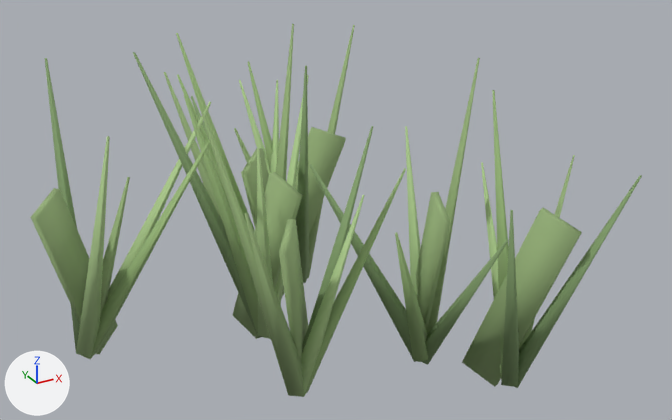
What one commit did to the glTF model assets/models/grass_tuft.glb.
Camera for both pictures: a 50 mm lens placed at (-0.659, -1.228, 0.896), pointed at (0.05, 0.062, 0.251). Lighting does not change. The marker at lower left points along +X, +Y and +Z. The picture after the commit comes second. Vertices at exactly the same position are counted once.

The scene before the commit, as lines of its bpy script (objects in view):
```python
me_geometry_0 = bpy.data.meshes.new('geometry_0')
me_geometry_0.from_pydata(...)  # 378 vertices, 644 faces; spans x -0.435..0.448, y -0.335..0.505, z -0.022..0.519
me_geometry_0.materials.append(mat_vc_mat)
ob_geometry_0 = bpy.data.objects.new('geometry_0', me_geometry_0)
ob_geometry_0.location = (0.0, 0.0, 0.0)
```
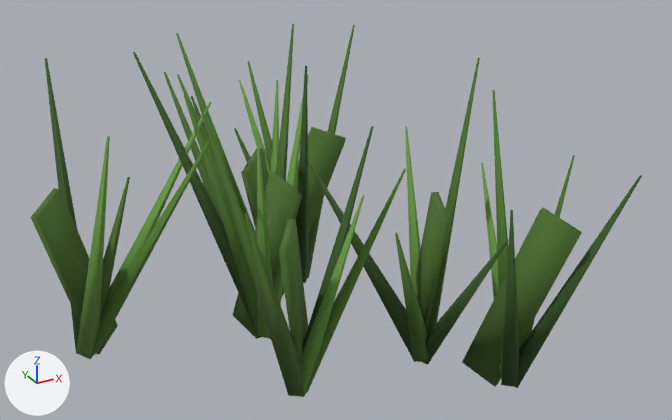
Boxes [x1, y1, x2, y2] around the edits, measured in the pictures (672 x 420 px):
part 1 of me_geometry_0, recoloured (green to dark green)
    both: [30, 24, 642, 397]
part 2 of me_geometry_0, recoloured
    both: [76, 75, 501, 395]

What the commit changed:
me_geometry_0 has 378 vertices, 644 faces and spans x -0.435..0.448, y -0.335..0.505, z -0.022..0.519.
me_geometry_0 is used by ob_geometry_0; location (0.0, 0.0, 0.0).
me_geometry_0 part 1: 500 faces centred in x -0.414..0.447, y -0.334..0.444, z -0.014..0.519 are repainted in the vertex colours; the middle colour goes from green #96b179 to dark green #4d702e.
me_geometry_0 part 2: 144 faces centred in x -0.37..0.307, y -0.211..0.503, z -0.005..0.45 are repainted in the vertex colours; the middle colour goes from green #afcd8f to green #6c9b45.
